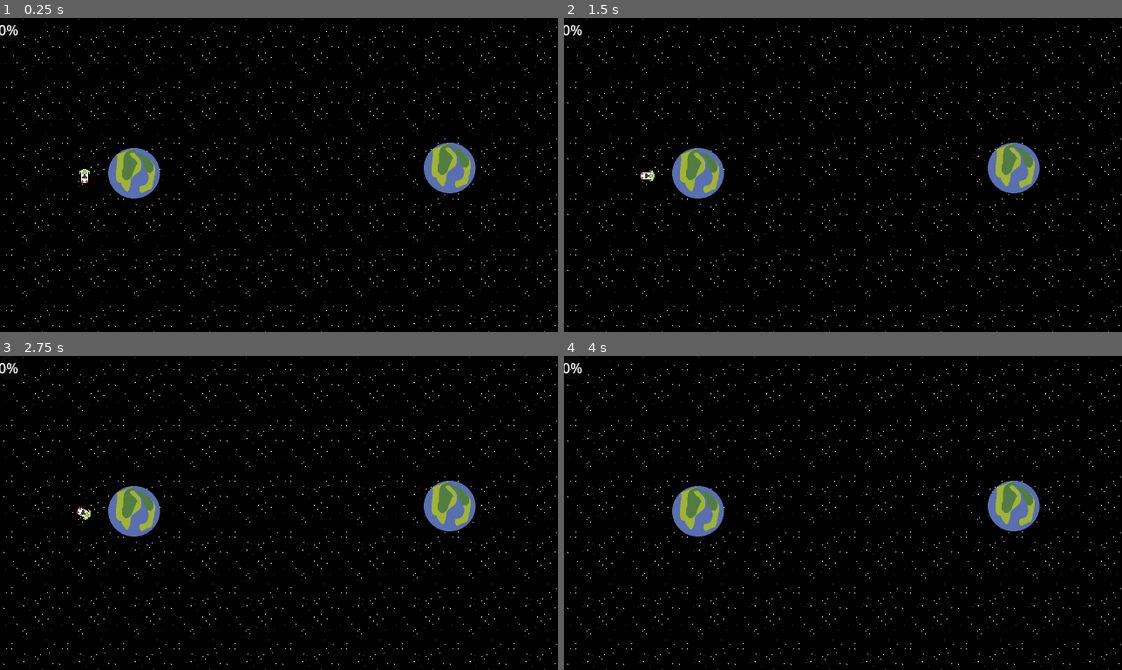
Above: before the commit, frames 1-4 (two rows, left to right).
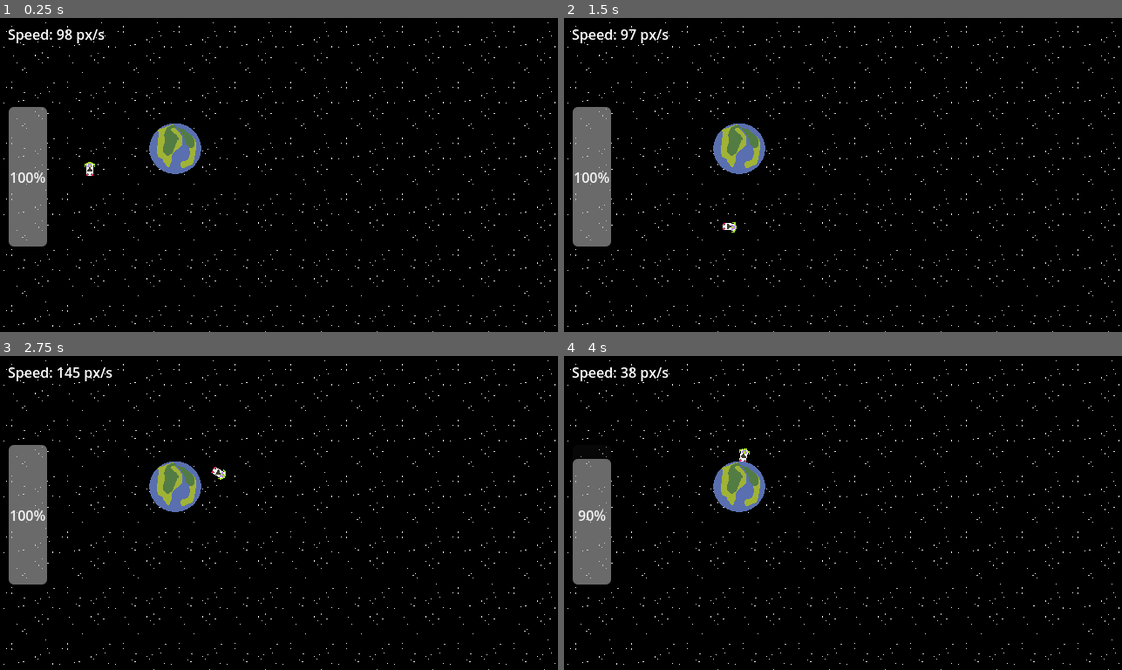
Above: after the commit, the same moments.

Repository: herboh/nBody
Game: Godot game, scene res://scene/main.tscn
The game is run twice, just before and just after one commit, with the same random seed, the same clock (stepped at 60 frames per second) and the same inputs.
Inputs:
- Up to frame 1 (0.25 s): no input
- Up to frame 2 (1.5 s): hold Right (turn_right) 0.53-1.28 s; hold Left (turn_left) from 1.28 s (still down)
- Up to frame 3 (2.75 s): release Left (turn_left) at 2.03 s; hold Right (turn_right) from 2.03 s (still down)
- Up to frame 4 (4 s): release Right (turn_right) at 2.78 s; hold Space (thrust) 2.78-3.53 s; hold Left (turn_left) from 3.53 s (still down)

The runs differ from the first frame. In frame 1, 7.9% of the frame differs, in the area x 0-100%, y 0-100%; in frame 2, 7.9%; in frame 3, 7.9%; in frame 4, 7.5%.
Error before the commit: Invalid access to property or key 'emission' on a base object of type 'CPUParticles2D'. (res://script/Ship.gd:19)

Commit message:
Broken Gravity

Diff:
--- a/project.godot
+++ b/project.godot
@@ -43,3 +43,7 @@
 "events": [Object(InputEventKey,"resource_local_to_scene":false,"resource_name":"","device":-1,"window_id":0,"alt_press …(191 unchanged characters)…
 ]
 }
+
+[rendering]
+
+textures/canvas_textures/default_texture_filter=0
--- a/scene/main.tscn
+++ b/scene/main.tscn
@@ -20,13 +20,14 @@
 stretch_mode = 1
 
 [node name="Ship" parent="SolarSystem" instance=ExtResource("1_itxqv")]
-position = Vector2(97, 181)
+position = Vector2(100, 150)
+linear_velocity = Vector2(0, 100)
+linear_damp = 0.0
+angular_damp = 0.0
 
 [node name="Planet" parent="SolarSystem" instance=ExtResource("3_brvut")]
-position = Vector2(121, 146)
-
-[node name="Planet2" parent="SolarSystem" instance=ExtResource("3_brvut")]
-position = Vector2(483, 140)
+position = Vector2(200, 150)
+radius = 100.0
 
 [node name="Camera2D" type="Camera2D" parent="."]
 position = Vector2(320, 180)
@@ -35,14 +36,24 @@
 
 [node name="Fuel" type="ProgressBar" parent="UI"]
 custom_minimum_size = Vector2(20, 20)
-offset_right = 4.0
-offset_bottom = 27.0
+offset_left = 10.0
+offset_top = 102.0
+offset_right = 54.0
+offset_bottom = 262.0
+step = 10.0
+value = 50.0
+rounded = true
+fill_mode = 3
 
 [node name="Speed" type="Label" parent="UI"]
 custom_minimum_size = Vector2(20, 50)
-offset_right = 40.0
-offset_bottom = 23.0
+offset_left = 9.0
+offset_top = 7.0
+offset_right = 49.0
+offset_bottom = 57.0
 
 [node name="Status" type="Label" parent="UI"]
-offset_right = 40.0
-offset_bottom = 23.0
+offset_left = 302.0
+offset_top = 13.0
+offset_right = 342.0
+offset_bottom = 36.0
--- a/scene/planet.tscn
+++ b/scene/planet.tscn
@@ -10,10 +10,8 @@
 script = ExtResource("1_mgll2")
 
 [node name="CollisionShape2D" type="CollisionShape2D" parent="."]
-position = Vector2(33, 32)
 shape = SubResource("CircleShape2D_g7ijo")
 
 [node name="Sprite2D" type="Sprite2D" parent="."]
-position = Vector2(32, 32)
 scale = Vector2(0.5, 0.5)
 texture = ExtResource("2_66ef5")
--- a/scene/ship.tscn
+++ b/scene/ship.tscn
@@ -4,7 +4,7 @@
 [ext_resource type="Texture2D" uid="uid://bppotx7ce0bht" path="res://assets/ship.png" id="2_gnaqg"]
 
 [sub_resource type="RectangleShape2D" id="RectangleShape2D_4jq4p"]
-size = Vector2(8, 14)
+size = Vector2(12, 16)
 
 [node name="Ship" type="RigidBody2D"]
 gravity_scale = 0.0
--- a/script/Planet.gd
+++ b/script/Planet.gd
@@ -1,8 +1,10 @@
 extends StaticBody2D
 class_name Planet
 
-@export var mass: float = 1000.0
+@export var mass: float = 10000.0
 @export var radius: float = 50.0
+@onready var collision_shape = $CollisionShape2D
+@onready var sprite = $Sprite2D
 
 func _ready():
-	$CollisionShape2D.shape.radius = radius
+	return
--- a/script/Ship.gd
+++ b/script/Ship.gd
@@ -1,8 +1,9 @@
 extends RigidBody2D
 
-@export var thrust: float = 300.0
+@export var thrust_power: float = 500.0  # Increased for better feel
 @export var turn_speed: float = 3.0
-@export var fuel: float = 100.0
+@export var max_fuel: float = 100.0
+@export var fuel_consumption_rate: float = 10.0
 
 var current_fuel: float
 var thrusting: bool = false
@@ -10,39 +11,50 @@
 @onready var particles = $CPUParticles2D
 
 func _ready():
-	current_fuel = fuel
+	current_fuel = max_fuel
 	setup_particles()
+
+	# Set consistent mass (no more confusion with ship_mass)
+	mass = 1.0
+	set_gravity_scale(0)
 
 func setup_particles():
 	particles.emitting = false
-	particles.texture = null  # Will show as white squares
-	particles.emission.amount = 50
-	particles.emission.lifetime = 1.0
-	particles.direction = Vector2(0, 1)  # Backward from ship
-	particles.initial_velocity_min = 100.0
-	particles.initial_velocity_max = 200.0
-	particles.scale_amount_min = 0.5
-	particles.scale_amount_max = 1.0
+	particles.amount = 100
+	particles.lifetime = 0.2
+	particles.direction = Vector2(0, 1)
+	particles.spread = 20.0
+	particles.initial_velocity_min = 120.0
+	particles.initial_velocity_max = 180.0
+	particles.scale_amount_min = 0.3
+	particles.scale_amount_max = 0.7
+	particles.color = Color(1.0, 0.8, 0.3)
 
 func _physics_process(delta):
+	handle_input(delta)
+	update_particles()
+
+func handle_input(delta):
 	# Rotation
+	var rotation_input = 0.0
 	if Input.is_action_pressed("turn_left"):
-		rotation -= turn_speed * delta
+		rotation_input -= 1.0
 	if Input.is_action_pressed("turn_right"):
-		rotation += turn_speed * delta
+		rotation_input += 1.0
+	if rotation_input != 0:
+		rotation += rotation_input * turn_speed * delta
 
 	# Thrust
-	if Input.is_action_pressed("thrust") and fuel > 0:
-		thrusting = true
-		var thrust_vec = Vector2.RIGHT.rotated(rotation) * thrust
-		apply_central_force(thrust_vec)
-		fuel -= delta * 5
-		emit_signal("fuel_changed", fuel)
-	else:
-		thrusting = false
+	thrusting = Input.is_action_pressed("thrust") and current_fuel > 0
+	if thrusting:
+		var thrust_direction = Vector2.RIGHT.rotated(rotation)
+		# Use impulse instead of force for more predictable thrust
+		apply_central_impulse(thrust_direction * thrust_power * delta)
 
-	$ThrustParticles.emitting = thrusting
+		current_fuel -= fuel_consumption_rate * delta
+		current_fuel = max(0, current_fuel)
 
-func _input(event):
-	if event.is_action_pressed("thrust") or event.is_action_released("thrust"):
-		emit_signal("thrust_toggled")
+func update_particles():
+	particles.emitting = thrusting
+	particles.direction = Vector2(-1, 0)
+	particles.position = Vector2(-15, 0)
--- a/script/SolarSystem.gd
+++ b/script/SolarSystem.gd
@@ -1,12 +1,17 @@
 extends Node2D
 
-@onready var fuel_bar = $CanvasLayer/UI/FuelBar
-@onready var speed_label = $CanvasLayer/UI/SpeedLabel
-@onready var status_label = $CanvasLayer/UI/StatusLabel
+@onready var ui = $"../UI"
+@onready var fuel_bar = ui.get_node("Fuel")
+@onready var speed_label = ui.get_node("Speed")
+@onready var trajectory_line = $TrajectoryLine
 @onready var ship = $Ship
-@onready var trajectory_line = $TrajectoryLine
-@onready var gravity = 1
+
+# Simplified constants
+const GRAVITY_CONSTANT: float = 100.0
+const MIN_DISTANCE: float = 10.0
+
 var planets: Array[Planet] = []
+var game_over: bool = false
 
 func _ready():
 	for child in get_children():
@@ -14,13 +19,49 @@
 			planets.append(child)
 	fuel_bar.max_value = ship.max_fuel
 
+	# Disable Godot's built-in gravity
+	ship.set_gravity_scale(0)
+
 func _physics_process(delta):
+	if game_over:
+		return
+
+	apply_gravity(delta)
+	update_ui()
+
+func apply_gravity(delta):
+	# Calculate total gravitational acceleration (not force)
+	var total_acceleration = Vector2.ZERO
+
 	for planet in planets:
-		var dir = planet.global_position - ship.global_position
-		var dist = dir.length()
-		var force = gravity * (planet.mass * ship.mass) / (dist * dist)
-		ship.apply_central_force(dir.normalized() * force)
+		var direction = planet.global_position - ship.global_position
+		var distance = max(direction.length(), MIN_DISTANCE)
+
+		# a = GM/r² (acceleration, not force)
+		var acceleration_magnitude = GRAVITY_CONSTANT * planet.mass / (distance * distance)
+		var acceleration = direction.normalized() * acceleration_magnitude
+		total_acceleration += acceleration
+
+	ship.apply_central_impulse(total_acceleration * ship.mass * delta)
+
+func setup_stable_orbit(target_planet: Planet, orbital_distance: float):
+	"""Calculate and set up a stable circular orbit"""
+	# Calculate required orbital velocity: v = sqrt(GM/r)
+	var orbital_velocity = sqrt(GRAVITY_CONSTANT * target_planet.mass / orbital_distance)
+
+	# Position ship to the left of planet
+	var planet_pos = target_planet.global_position
+	ship.global_position = planet_pos + Vector2(-orbital_distance, 0)
+
+	# Set velocity for counterclockwise orbit (downward when left of planet)
+	ship.linear_velocity = Vector2(0, orbital_velocity)
+
+	# Face the ship in direction of travel
+	ship.rotation = PI / 2  # Face downward
+
+	print("Orbit setup - Distance: %d, Velocity: %.1f" % [orbital_distance, orbital_velocity])
+
 
 func update_ui():
 	fuel_bar.value = ship.current_fuel
-	speed_label.text = "Speed: %.0f" % ship.linear_velocity.length()
+	speed_label.text = "Speed: %.0f px/s" % ship.linear_velocity.length()
Not shown, changed: .gitignore
